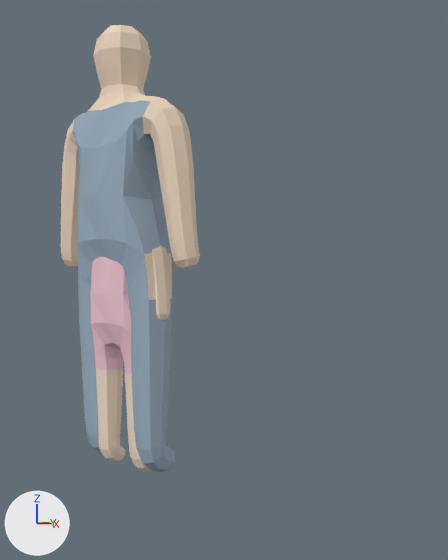
What one commit did to the Blender file models/fonte_blender/personagens.blend.
The view is the same before and after, from a 50 mm camera at (1.94, -1.69, 0.87) aimed at (0.47, 0.07, 0.79). Every picture has the same lights, and +X, +Y and +Z are marked at lower left. The picture after the commit comes second.

Before the edit, the objects in view are built like this:
```python
me_garotinha2_mesh = bpy.data.meshes.new('Garotinha2_mesh')
me_garotinha2_mesh.from_pydata(...)  # 494 vertices, 492 faces; spans x -0.249..0.249, y -0.108..0.108, z 0.0..1.197
# faces by material slot: [112, 380]
me_garotinha2_mesh.materials.append(mat_garotinha2_vestido)  # pink #edc4ce
me_garotinha2_mesh.materials.append(mat_garotinha2_pele)  # beige #f0dbc5
me_tio2_mesh_001 = bpy.data.meshes.new('Tio2_mesh.001')
me_tio2_mesh_001.from_pydata(...)  # 590 vertices, 588 faces; spans x -0.39..0.39, y -0.14..0.14, z 0.0..1.8
# faces by material slot: [336, 252]
me_tio2_mesh_001.materials.append(mat_tio2_roupa)  # greyish blue #99adbf
me_tio2_mesh_001.materials.append(mat_tio2_pele)  # beige #edd7bf
ob_garotinha2 = bpy.data.objects.new('Garotinha2', me_garotinha2_mesh)
ob_garotinha2.location = (0.0, 0.0, 0.0)
ob_tio2 = bpy.data.objects.new('Tio2', me_tio2_mesh_001)
ob_tio2.location = (0.0, 0.0, 0.0)
```
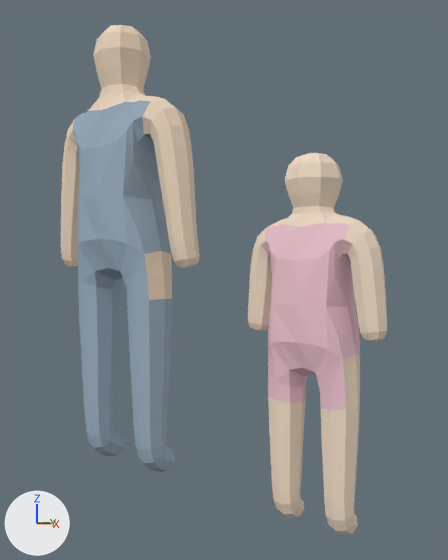
Boxes (x1, y1, x2, y2) around the edits, measured in the pictures (448 x 560 px):
'Garotinha2', moved
    before: (90, 245, 170, 472)
    after: (248, 153, 387, 535)

The edits, one by one:
Object 'Garotinha2' (ob_garotinha2) moves from (0.0, 0.0, 0.0) to (0.9, 0.0, 0.0).
